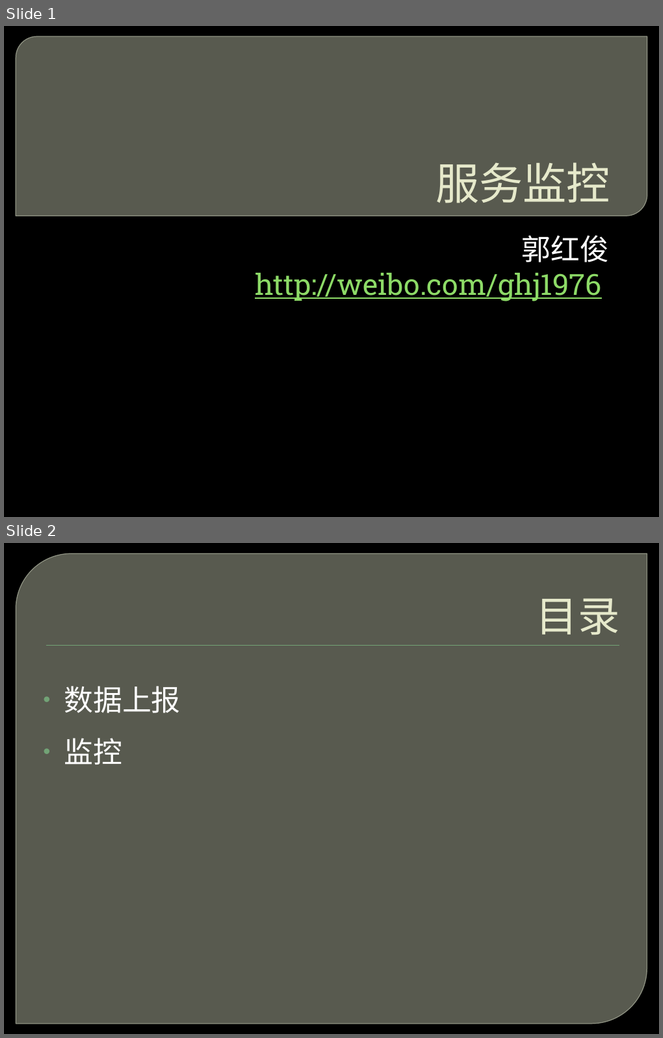
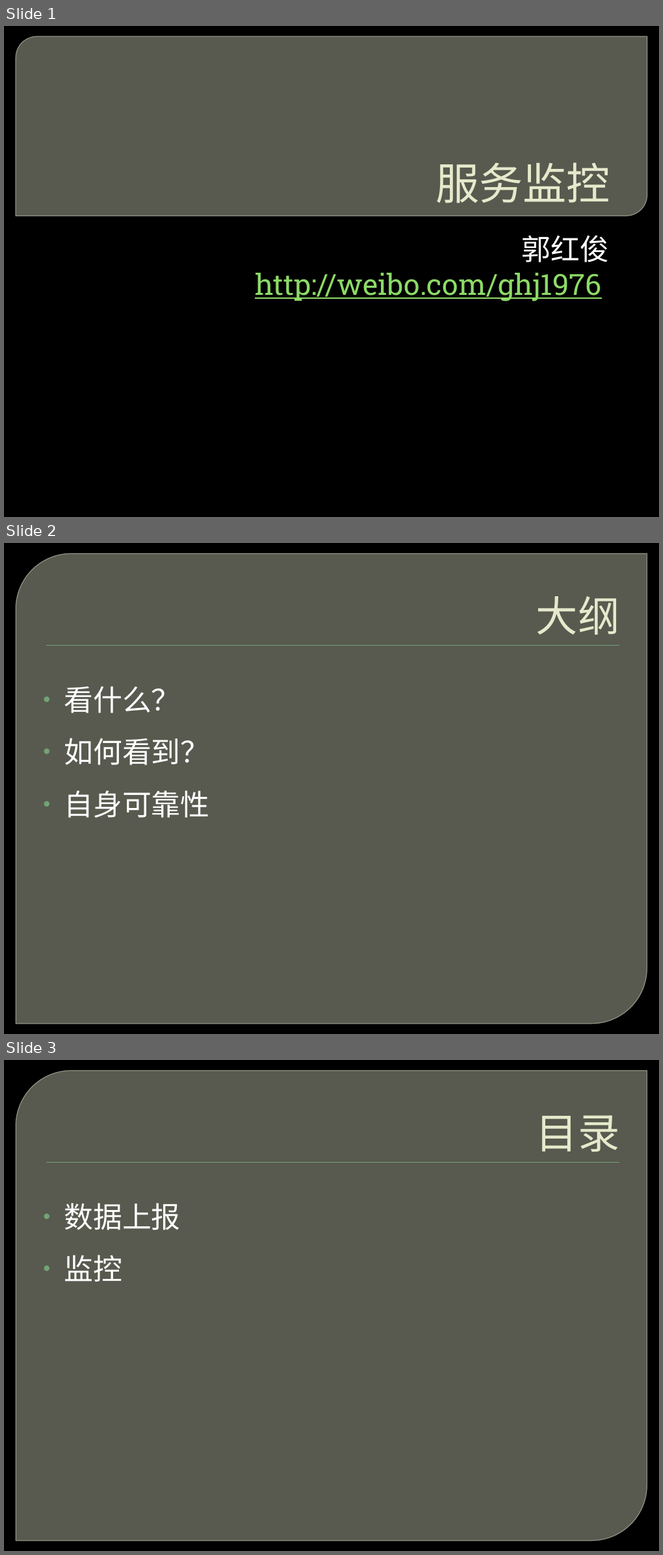
Before and after one commit to ghj1976/lecture, a slide deck: SOA服务监控/监控.pptx. Shown one above the other, each under a label of ours: slides 1 and 2 before the commit, slides 1, 2 and 3 after it. The pictures are 663x1038 and 663x1555 pixels, drawn with LibreOffice and Linux fonts; fonts in the diff are those of the drawing; background and template pictures are left out. Boxes give left, top, right and bottom in pixels: in the first picture for what was removed or moved away, otherwise in the second. Text is boxed around its words. In the diff, an @@ line names an element or a change of style, - is before the commit and + after.

```diff
--- a/SOA服务监控/监控.pptx
+++ b/SOA服务监控/监控.pptx
@@ slide 2 added at (4,543,659,1034), background picture (left out); not listed: 2 template elements that a slide beside it also shows @@
@@ title added at (536,596,620,635), 46 pt, text #E7EACB @@
+大纲
@@ text added at (64,686,210,818), 32 pt, text #FFFFFF @@
+• 看什么？
+• 如何看到？
+• 自身可靠性
@@ what was slide 2 is now slide 3 @@
```
Also in this commit, not shown: 3 other slides added, 8 other files.
